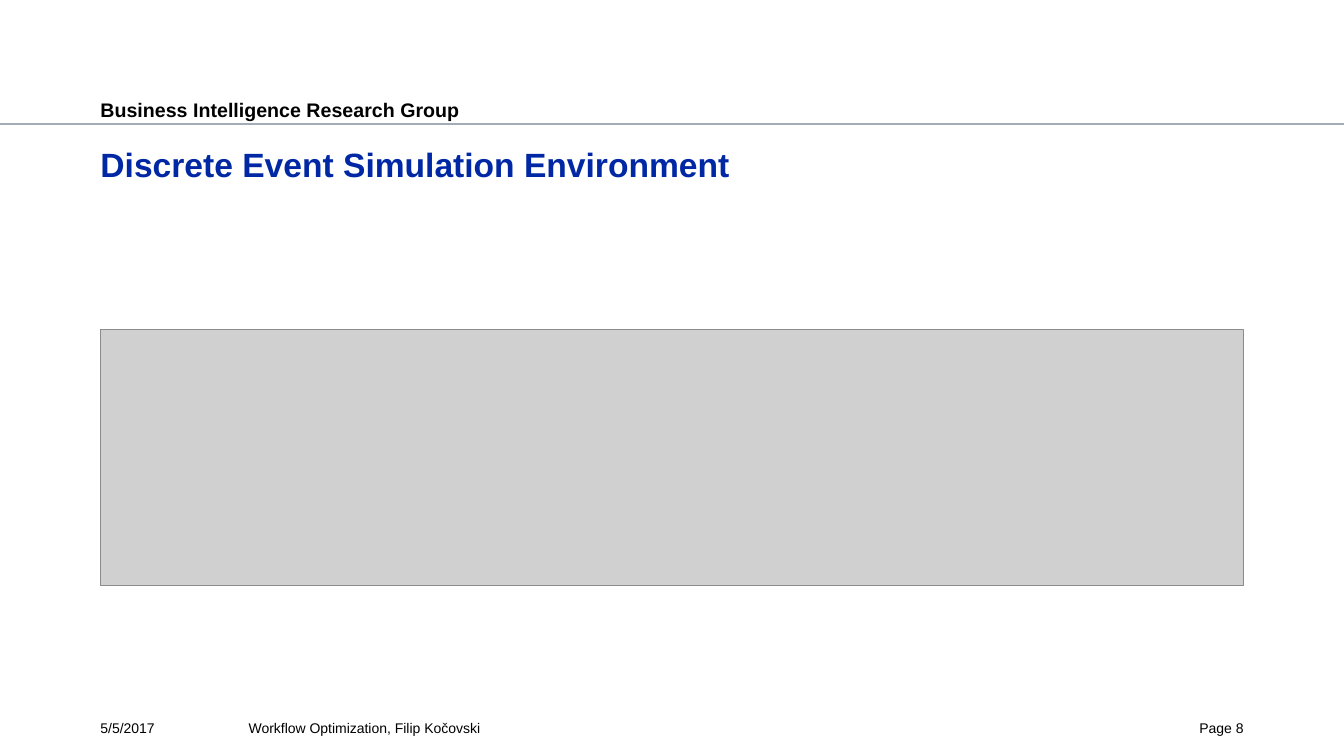
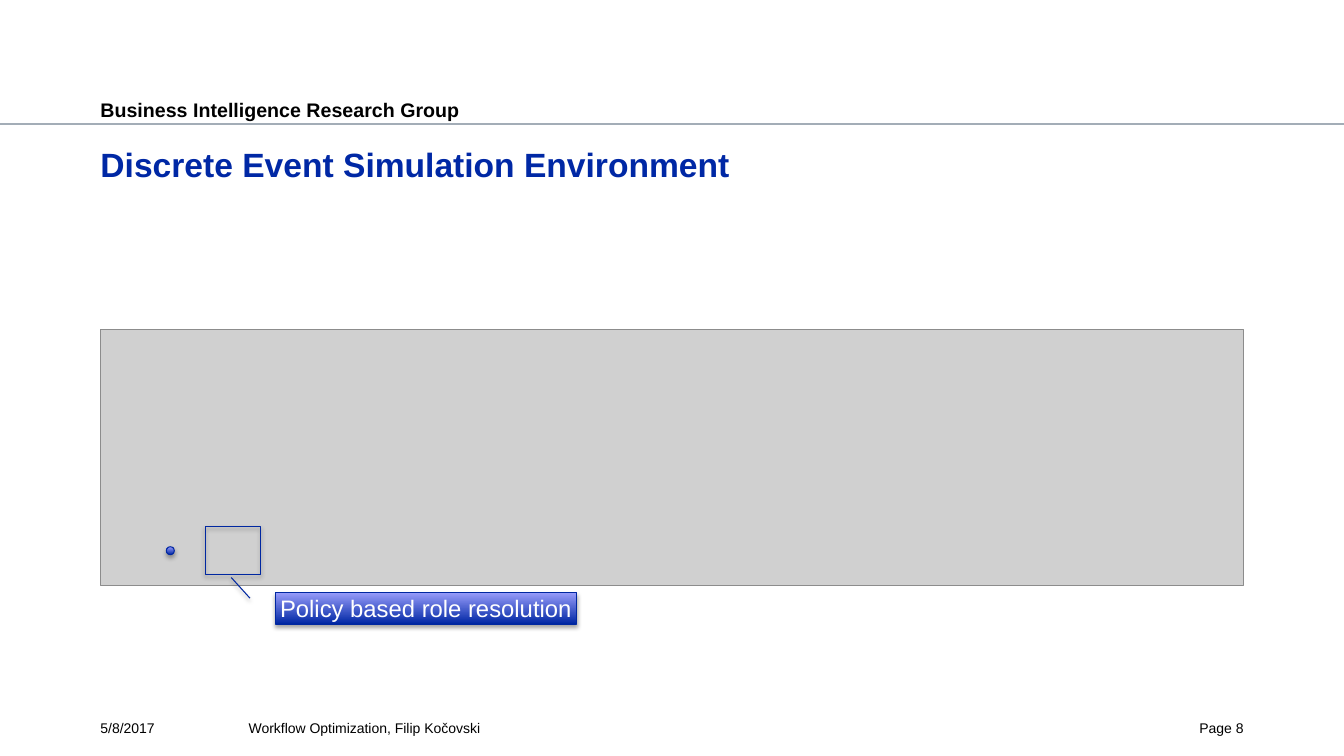
Before and after one commit to fkocovski/mt_presentation, a slide deck: slide 8 of Workflow Optimization.pptx. Drawn at 1344x756 pixels with LibreOffice and Linux fonts; fonts in the diff are those of the drawing; grey boxes stand for pictures; background and template pictures are left out. Boxes give left, top, right and bottom in pixels: in the first picture for what was removed or moved away, otherwise in the second. Text is boxed around its words. In the diff, an @@ line names an element or a change of style, - is before the commit and + after.

```diff
--- a/Workflow Optimization.pptx
+++ b/Workflow Optimization.pptx
@@ rectangle added at (206,527,261,575), outline #0027A1 0.75 pt @@
@@ ellipse added at (166,546,174,555), fill gradient #0028A5 to #9A9EFB, outline #0027A1 0.75 pt @@
@@ border callout added at (275,593,577,624), fill gradient #0028A5 to #9A9EFB, outline #0027A1 0.75 pt, 17 pt, text #FFFFFF @@
+Policy based role resolution
@@ text at (100,723,154,733): text changed @@
-5/5/2017
+5/8/2017
```
Also in this commit, not shown: 31 other slides changed, 13 slides removed.
